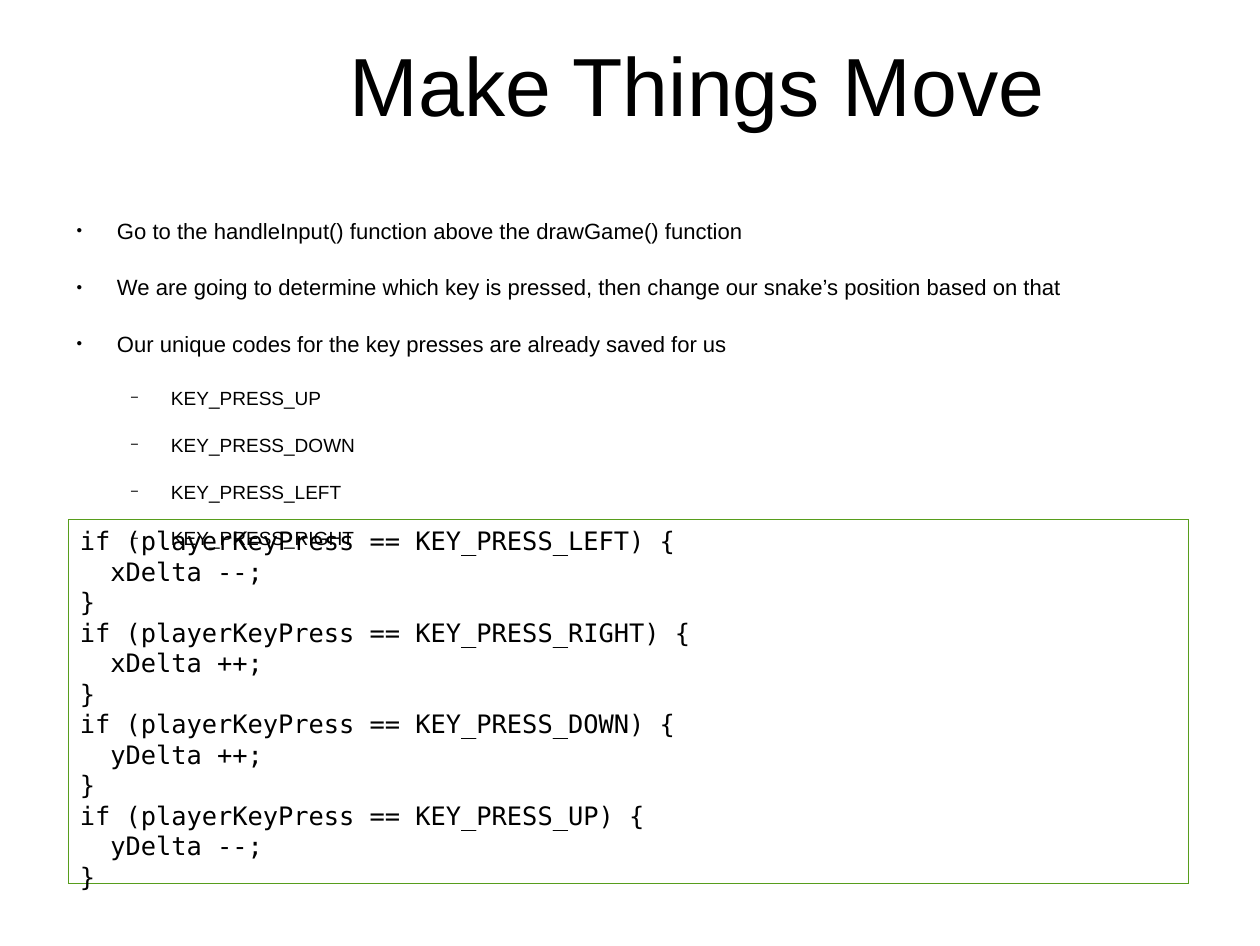
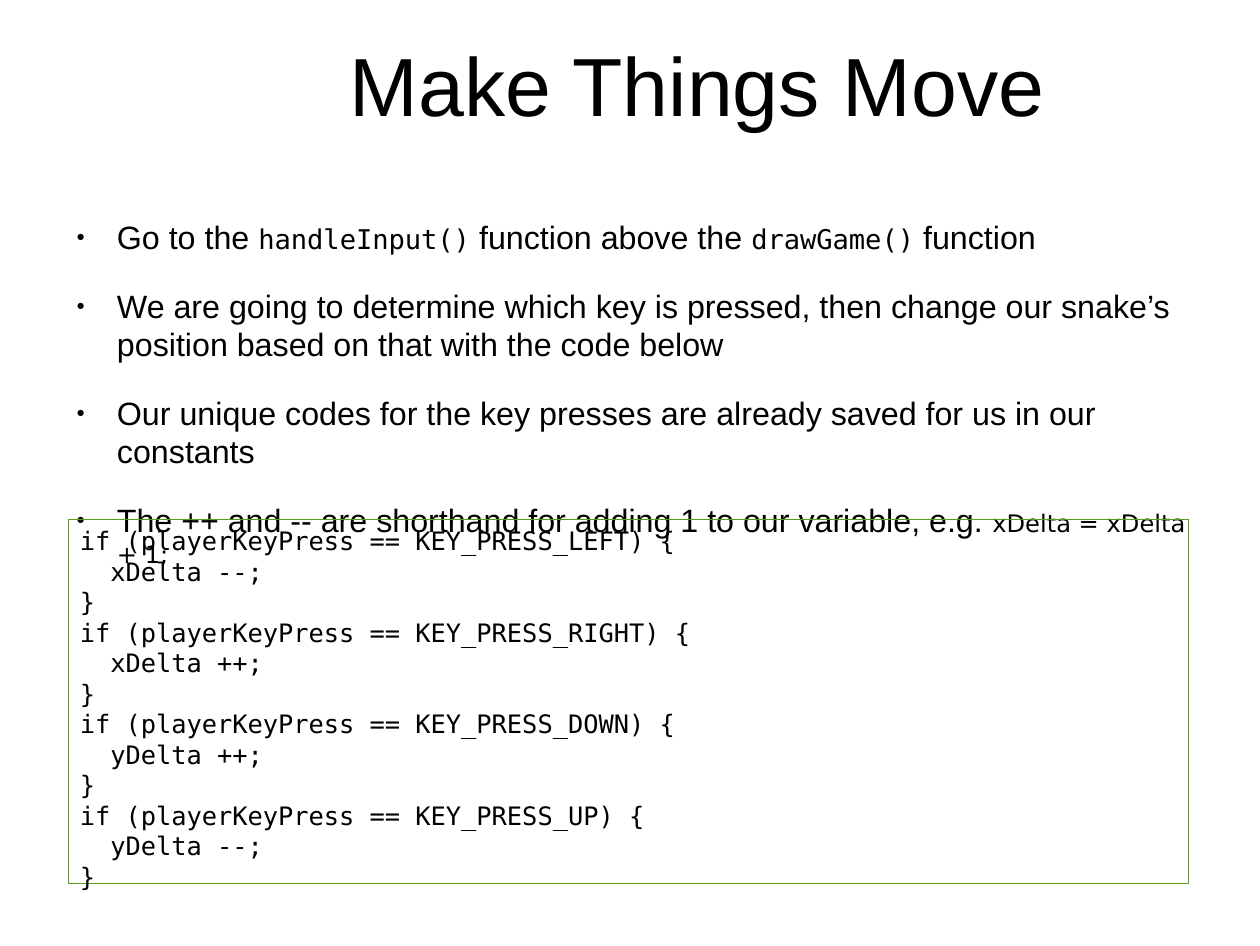
Before and after one commit to originalgrego/Slithers, a slide deck: slide 17 of Slithers - Explorathon 2018.odp (slide 16 before the commit). Drawn at 1260x946 pixels with LibreOffice and Linux fonts; fonts in the diff are those of the drawing; background and template pictures are left out. Boxes give left, top, right and bottom in pixels: in the first picture for what was removed or moved away, otherwise in the second. Text is boxed around its words. In the diff, an @@ line names an element or a change of style, - is before the commit and + after.

```diff
--- a/Slithers - Explorathon 2018.odp
+++ b/Slithers - Explorathon 2018.odp
@@ text at <box>117,225,1036,255</box>: size 13.9 to 20.3 pt in "Go to the function above the function"; size 13.9 to 17.1 pt, font Arial to DejaVu Sans Mono in "handleInput() drawGame()" @@
@@ text at <box>117,294,1186,569</box>: text changed; size 13.9 to 20.3 pt @@
-● We are going to determine which key is pressed, then change our snake’s position based on that
-● Our unique codes for the key presses are already saved for us
-  − KEY_PRESS_UP
-  − KEY_PRESS_DOWN
-  − KEY_PRESS_LEFT
-  − KEY_PRESS_RIGHT
+● We are going to determine which key is pressed, then change our snake’s position based on that with the code below
+● Our unique codes for the key presses are already saved for us in our constants
+● The ++ and -- are shorthand for adding 1 to our variable, e.g. xDelta = xDelta + 1;
```
Also in this commit, not shown: 16 other slides changed, 2 slides added, 3 other files.
